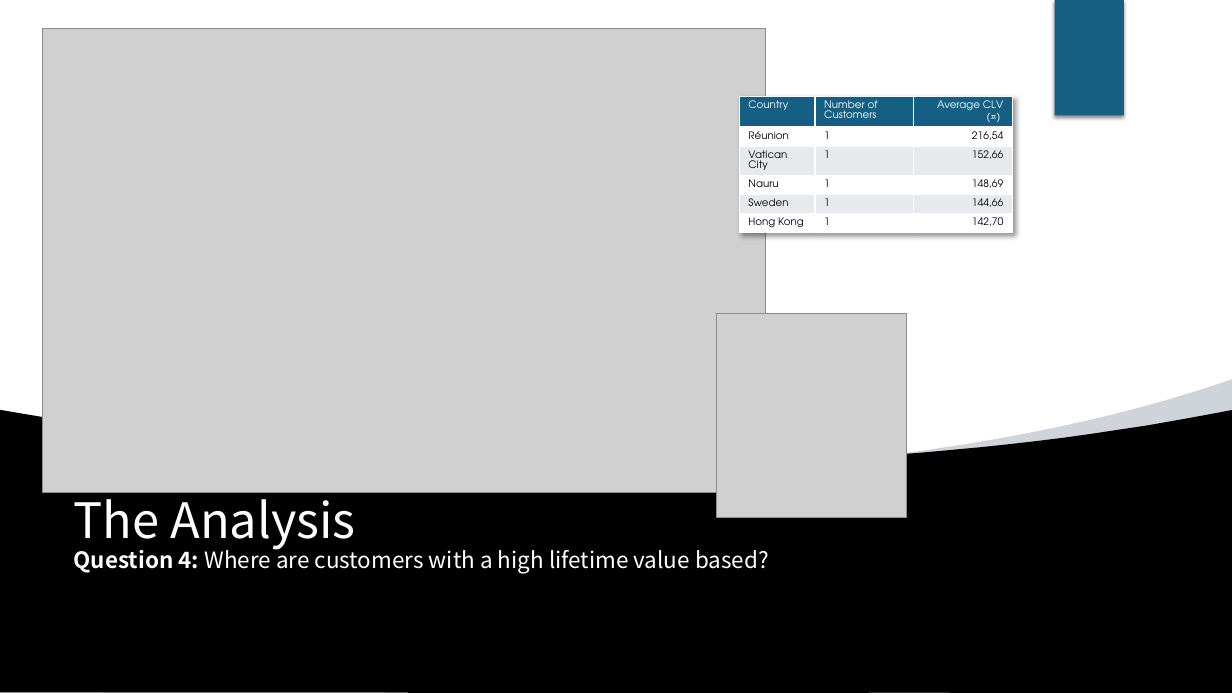
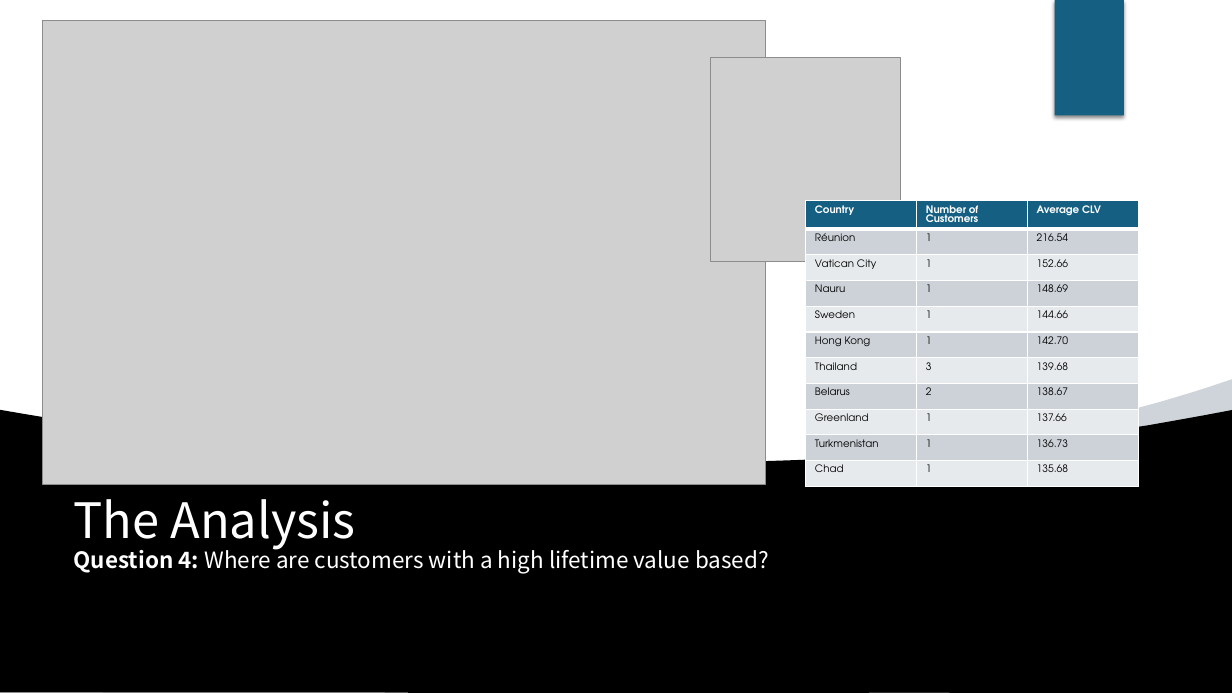
Before and after one commit to davidgriesel/03_streaming_service_database_queries, a slide deck: slide 9 of deliverables/presentation.pptx. Drawn at 1232x693 pixels with LibreOffice and Linux fonts; fonts in the diff are those of the drawing; grey boxes stand for pictures; background and template pictures are left out. Boxes give left, top, right and bottom in pixels: in the first picture for what was removed or moved away, otherwise in the second. Text is boxed around its words. In the diff, an @@ line names an element or a change of style, - is before the commit and + after.

```diff
--- a/deliverables/presentation.pptx
+++ b/deliverables/presentation.pptx
@@ picture moved from (x1=43, y1=29, x2=766, y2=493) to (x1=43, y1=20, x2=766, y2=484) @@
@@ picture moved from (x1=717, y1=313, x2=907, y2=518) to (x1=711, y1=57, x2=900, y2=262) @@
@@ table at (x1=806, y1=201, x2=1139, y2=492) @@
-row 1: Country | Number of Customers | Average CLV (¤)
-row 2: Réunion | 1 | 216,54
-row 3: Vatican City | 1 | 152,66
-row 4: Nauru | 1 | 148,69
-row 5: Sweden | 1 | 144,66
-row 6: Hong Kong | 1 | 142,70
+row 1: Country | Number of Customers | Average CLV
+row 2: Réunion | 1 | 216.54
+row 3: Vatican City | 1 | 152.66
+row 4: Nauru | 1 | 148.69
+row 5: Sweden | 1 | 144.66
+row 6: Hong Kong | 1 | 142.70
+row 7: Thailand | 3 | 139.68
+row 8: Belarus | 2 | 138.67
+row 9: Greenland | 1 | 137.66
+row 10: Turkmenistan | 1 | 136.73
+row 11: Chad | 1 | 135.68
@@ table resized from (x1=739, y1=97, x2=1013, y2=251) to (x1=806, y1=201, x2=1139, y2=492) @@
```
Also in this commit, not shown: 5 other slides changed, 1 other file.
